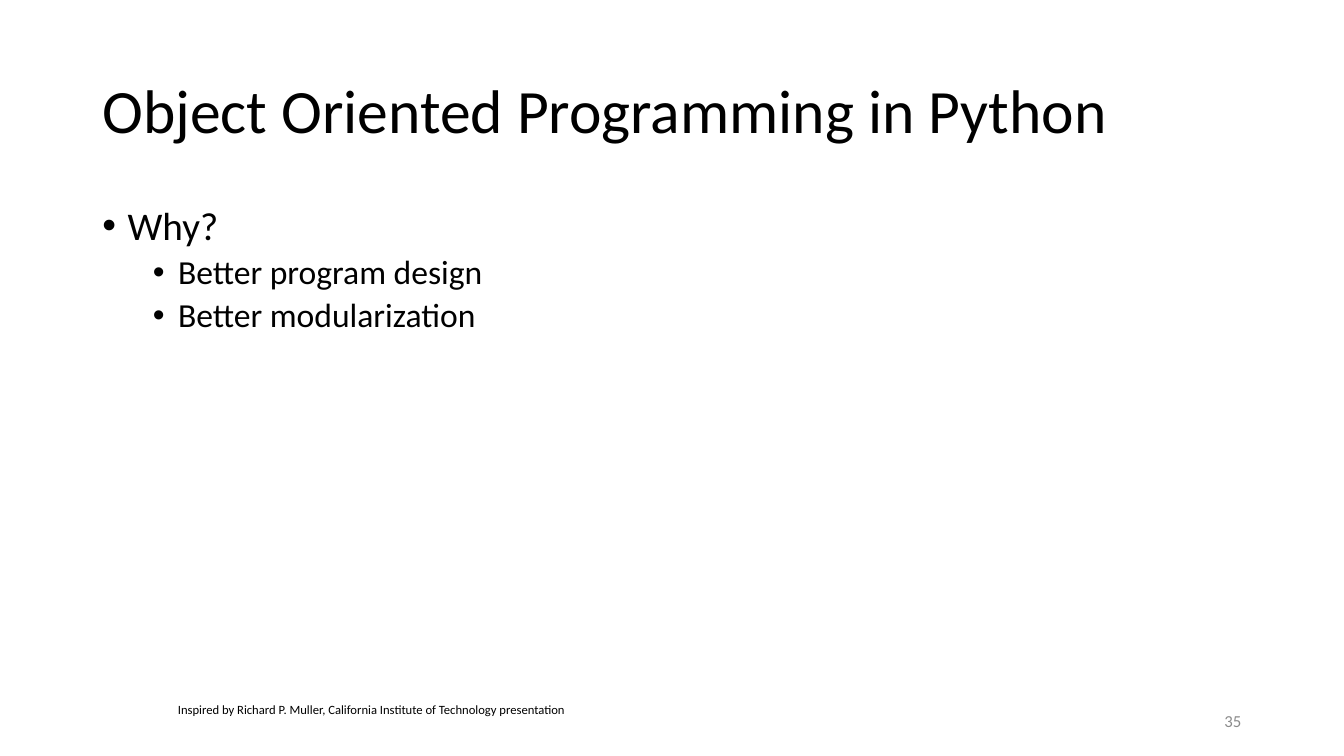
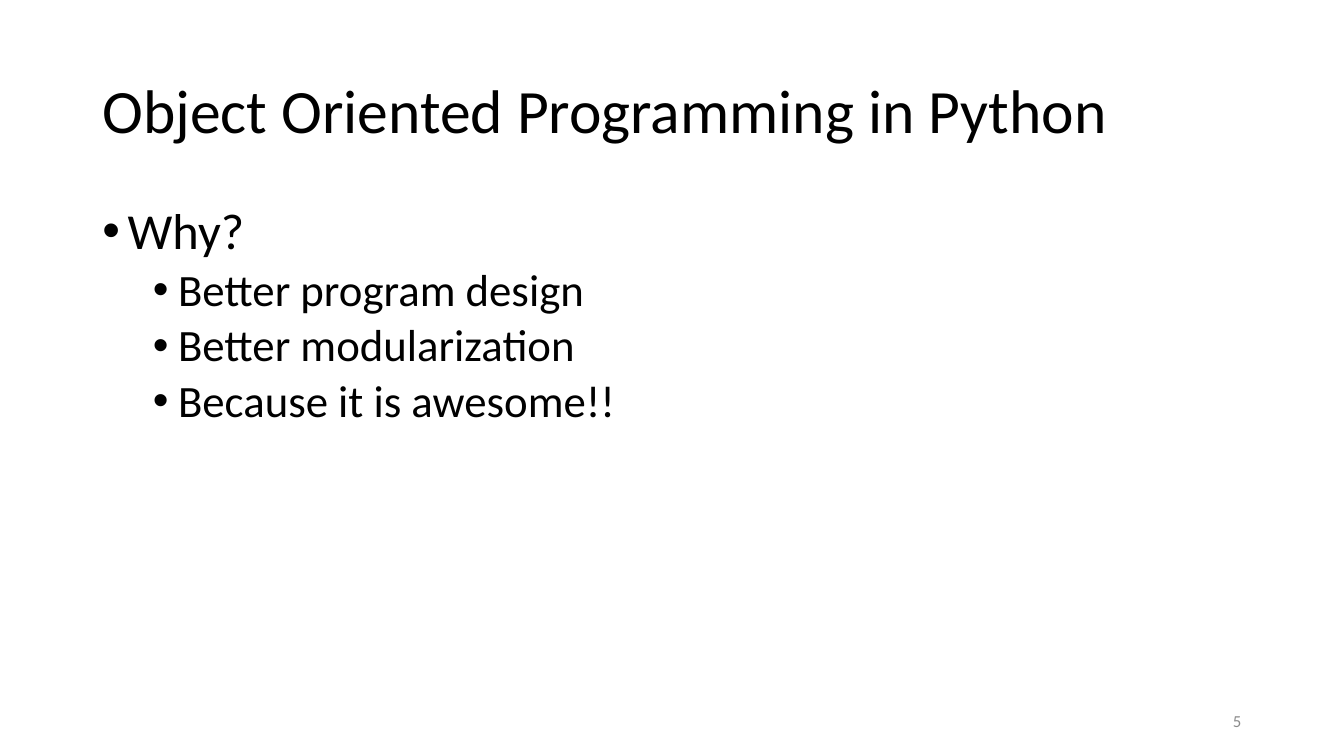
Before and after one commit to priorfire4411/python_for_analytics, a slide deck: slide 5 of presentation/MSCA_37014_v1.pptx (slide 35 before the commit). Drawn at 1344x756 pixels with LibreOffice and Linux fonts; fonts in the diff are those of the drawing. Boxes give left, top, right and bottom in pixels: in the first picture for what was removed or moved away, otherwise in the second. Text is boxed around its words. In the diff, an @@ line names an element or a change of style, - is before the commit and + after.

```diff
--- a/presentation/MSCA_37014_v1.pptx
+++ b/presentation/MSCA_37014_v1.pptx
@@ text at (128,214,584,362): size 28 to 36 pt in "Why?"; size 24 to 32 pt in "Better program design", "Better modularization" @@
@@ text at (178,386,614,418): paragraph added @@
+  • Because it is awesome!!
@@ text removed at (178,705,564,716) @@
-Inspired by Richard P. Muller, California Institute of Technology presentation
@@ page number at (1233,716,1241,727): text changed @@
-35
+5
```
Also in this commit, not shown: 14 other slides changed, 5 slides added, 120 slides removed, 13 other files.
